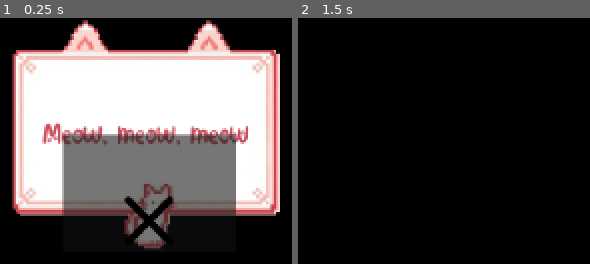
Above: before the commit, frames 1-2 (left to right).
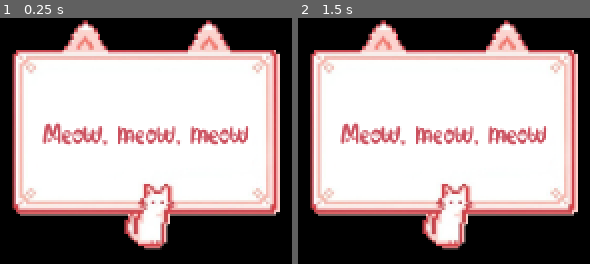
Above: after the commit, the same moments.

Repository: DiScarlet/desktop-kitty-cat
Game: Godot game, scene res://scenes/AdditionalScenes/note_screen.tscn
Same seed, same stepped clock (60 frames per second), same inputs: the game is played once before the commit and once after it. This scene is started directly instead of the project's main scene.
Inputs (mouse positions are in pixels of both pictures, inside the frame that each line leads up to):
- Up to frame 1 (0.25 s): no input
- Up to frame 2 (1.5 s): click (446, 219) at 0.52 s; tap Enter at 1.25 s; move the mouse to (outside the picture) at 1.27 s; click (outside the picture) at 1.42 s

The runs differ from the first frame. In frame 1, 22% of the frame differs, in the area x 21-81%, y 47-95%; in frame 2, 66%, in the area x 4-96%, y 0-95%.

Commit message:
Added note fadeout

Diff:
--- a/scenes/AdditionalScenes/note_screen.tscn
+++ b/scenes/AdditionalScenes/note_screen.tscn
@@ -3,8 +3,22 @@
 [ext_resource type="Script" uid="uid://ciwuxulvga74s" path="res://scripts/note_screen.gd" id="1_4qog5"]
 [ext_resource type="Texture2D" uid="uid://da17gm87k4ufk" path="res://images/Notes/notes_panel.png" id="2_k7mh4"]
 [ext_resource type="FontFile" uid="uid://bfp3k758ualhu" path="res://fonts/font1/f1.otf" id="3_lnlro"]
-[ext_resource type="Texture2D" uid="uid://d1gikqrphr8lu" path="res://images/Notes/close-icon.png" id="4_3gn1d"]
-[ext_resource type="Script" uid="uid://bjgbskf6iitq2" path="res://scripts/Notes/Buttons/close_button.gd" id="5_2vq02"]
+
+[sub_resource type="ParticleProcessMaterial" id="ParticleProcessMaterial_lnlro"]
+lifetime_randomness = 0.07
+particle_flag_disable_z = true
+emission_shape = 3
+emission_box_extents = Vector3(150, 1, 1)
+spread = 40.12
+gravity = Vector3(0, 98, 0)
+linear_accel_min = -2.2351742e-06
+linear_accel_max = 39.199997
+scale_min = 4.0
+scale_max = 5.0
+scale_over_velocity_max = 2.0
+anim_speed_min = 50.0
+anim_speed_max = 150.0
+turbulence_noise_scale = 2.0
 
 [node name="NoteScreen" type="Window" unique_id=579063132]
 transparent_bg = true
@@ -39,22 +53,13 @@
 horizontal_alignment = 1
 vertical_alignment = 1
 
-[node name="Button" type="Button" parent="." unique_id=1829099610]
-anchors_preset = 7
-anchor_left = 0.5
-anchor_top = 1.0
-anchor_right = 0.5
-anchor_bottom = 1.0
-offset_left = -101.0
-offset_top = -141.0
-offset_right = 107.0
-offset_bottom = 67.0
-grow_horizontal = 2
-grow_vertical = 0
-icon = ExtResource("4_3gn1d")
-icon_alignment = 1
-script = ExtResource("5_2vq02")
-
 [node name="Timer" type="Timer" parent="." unique_id=1217834098]
 
-[connection signal="pressed" from="Button" to="Button" method="_on_pressed"]
+[node name="GPUParticles2D" type="GPUParticles2D" parent="." unique_id=6170546]
+z_index = -1
+position = Vector2(250, 240)
+emitting = false
+amount = 70
+lifetime = 3.0
+speed_scale = 2.0
+process_material = SubResource("ParticleProcessMaterial_lnlro")
--- a/scripts/cat.gd
+++ b/scripts/cat.gd
@@ -86,7 +86,6 @@
 		manage_sitting(anim_vars.cur_animation_direction)
 		return
 
-	#TODO: FIX IT HERE
 	#Walking logic
 	if current_state == CatState.WALKING:
 		if anim_vars.distance > STOP_DISTANCE:
@@ -129,9 +128,11 @@
 		#notes
 			#cat's logic
 func show_note():
-	if note_instance == null:
-		note_instance = NOTE_SCENE.instantiate()
-		get_tree().root.add_child(note_instance)
+	if note_instance != null:
+		return
+
+	note_instance = NOTE_SCENE.instantiate()
+	get_tree().root.add_child(note_instance)
 
 	var cat_screen = DisplayServer.window_get_position()
 	var note_offset = Vector2i(200, 0)
@@ -202,6 +203,10 @@
 
 	#notes
 func on_bring_note():
+	if note_instance != null:
+		print("Note is already there!")
+		return
+
 	start_going_to_border()
 	is_following_mouse = false
 	is_bringing_note = true
--- a/scripts/note_screen.gd
+++ b/scripts/note_screen.gd
@@ -3,13 +3,20 @@
 #VARS
 #constants
 const WINDOW_SIZE = Vector2i(386, 281)
-const NOTE_TIMELIFE = 60
+const NOTE_LIFETIME = 10
+const VELOCITY := Vector2(0, -300)
+const ACCELERATION := Vector2(0, 20)
+const FADEOUT_TIME = 5
 #locals
 var dragging = false
 var click_position = Vector2()
+	#fade out
+var is_fading_out = false
+var cur_velocity = VELOCITY
 #Godot elements
 @onready var label: Label = $Sprite2D/Label
 @onready var sprite: Sprite2D = $Sprite2D
+@onready var particles: GPUParticles2D = $GPUParticles2D
 var timer: SceneTreeTimer
 #lists/dicts/enums
 var notes = [
@@ -24,8 +31,15 @@
 
 #system funcs
 func _ready() -> void:
+	particles.position = Vector2(190.0, 240.0)
+	#particles.process_material.spawn.position
+	set_process(false)
 	setup_instance()
 
+func _process(delta: float) -> void:
+	if is_fading_out:
+		cur_velocity += delta * ACCELERATION
+		position += Vector2i(cur_velocity * delta)
 
 #action functions
 func show_random_note():
@@ -34,7 +48,7 @@
 
 #setup funcs
 func setup_instance():
-	timer = get_tree().create_timer(NOTE_TIMELIFE)
+	timer = get_tree().create_timer(NOTE_LIFETIME)
 	timer.timeout.connect(_on_note_timeout)
 	GameManager.kill_note_instance.connect(_on_note_timeout)
 
@@ -47,7 +61,12 @@
 
 #event funcs
 func _on_note_timeout():
-	#TODO: CREATE A FUNC THAT LAUNCHES UP THE NOTE OR MAKES IT GO OUT BEUTIFULLT
+
+	particles.emitting = true
+	is_fading_out = true
+	set_process(true)
+	await get_tree().create_timer(FADEOUT_TIME).timeout
+	particles.emitting = false
 	queue_free()
 
 #system funcs
Binary file changed: images/Notes/close-icon.png
Binary file added: images/Notes/paw-particle.png
Not shown, changed: images/Notes/paw-particle.png.import
